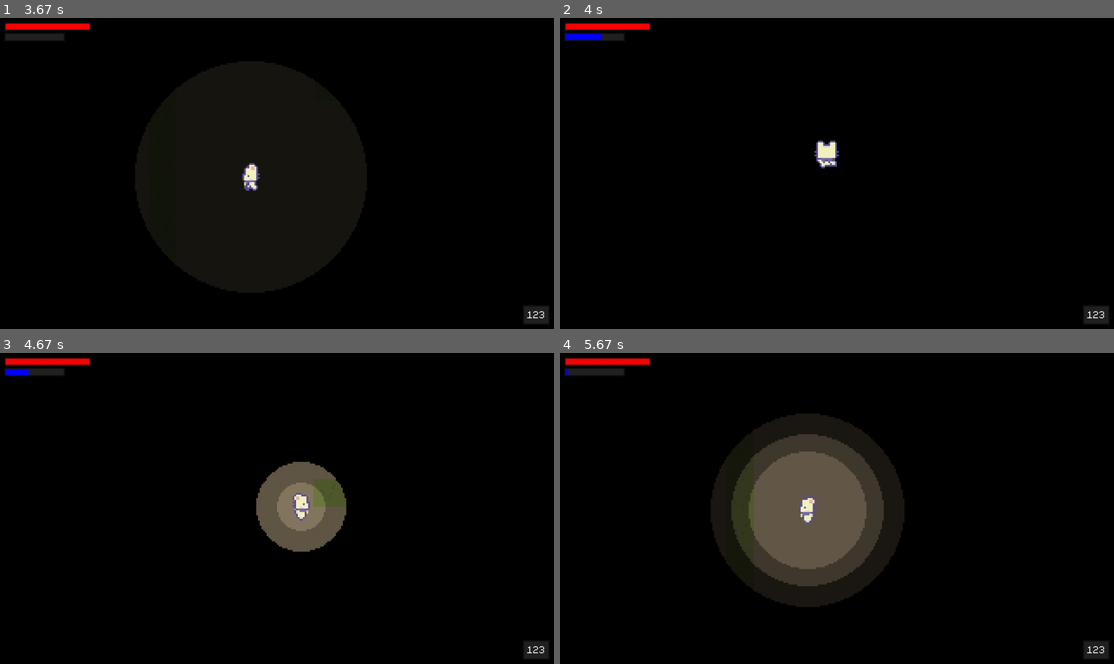
Above: before the commit, frames 1-4 (two rows, left to right).
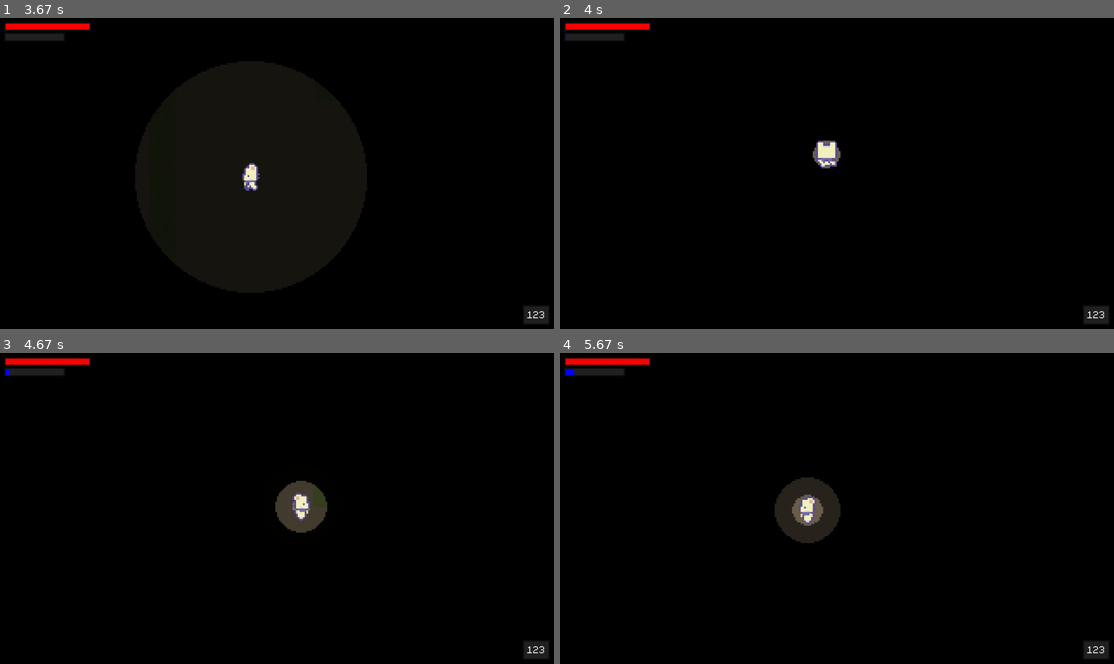
Above: after the commit, the same moments.

Repository: SushiOnToast/pygame-community-spring-jam-2025
Game: pygame game, started from code/main.py
Same seed, same stepped clock (60 frames per second), same inputs: the game is played once before the commit and once after it.
Inputs (mouse positions are in pixels of both pictures, inside the frame that each line leads up to):
- Up to frame 1 (3.67 s): click (277, 142) at 0.38 s; hold Space 0.67-1.13 s; hold D 0.67-1.13 s; move the mouse to (254, 185) at 0.7 s; hold D 1.17-1.63 s; tap Space at 1.23, 1.53, 1.73, 2.07, 2.37, 2.57, 2.87, 3.13, 3.47 s; hold W 1.67-1.97 s; hold D 2-2.47 s; hold A 2.5-3.03 s; hold S 3.07-3.37 s; hold A from 3.4 s (still down)
- Up to frame 2 (4 s): tap Space at 3.77, 3.9 s; release A at 3.8 s; hold W from 3.83 s (still down)
- Up to frame 3 (4.67 s): release W at 4.2 s; hold D from 4.23 s (still down); tap Space at 4.3, 4.6 s
- Up to frame 4 (5.67 s): release D at 4.87 s; hold S 4.9-5.27 s; tap Space at 4.97, 5.37 s; hold A from 5.3 s (still down)

Frame 1 is identical in both runs. In frame 2, 0.2% of the frame differs, in the area x 1-51%, y 5-49%; in frame 3, 3.6%; in frame 4, 15%, in the area x 1-63%, y 5-82%.

Commit message:
added 1 minute pause

Diff:
--- a/code/player.py
+++ b/code/player.py
@@ -42,7 +42,7 @@
     self.speed = self.stats['speed']
 
     #intergrate with echoloation
-    self.energy_recharge_rate = 0.5
+    self.energy_recharge_rate = 0.005
     self.energy_drain_rate = 0.02
     self.max_energy = self.stats['energy']
 
@@ -73,7 +73,7 @@
     else:
       self.direction.x = 0
 
-    if keys[pygame.K_SPACE] and not self.is_doing_echolocation and self.energy > 10:
+    if keys[pygame.K_SPACE] and not self.is_doing_echolocation and self.energy > 59:
       self.is_doing_echolocation = True
       self.echolocation_time = pygame.time.get_ticks()
       self.last_update_time = self.echolocation_time
